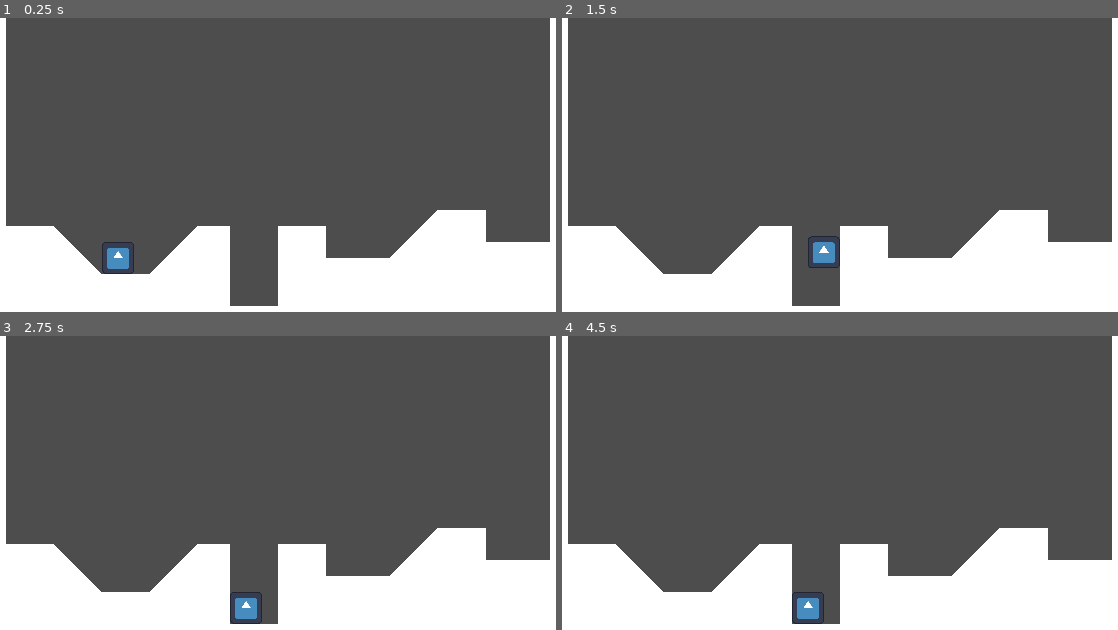
Above: before the commit, frames 1-4 (two rows, left to right).
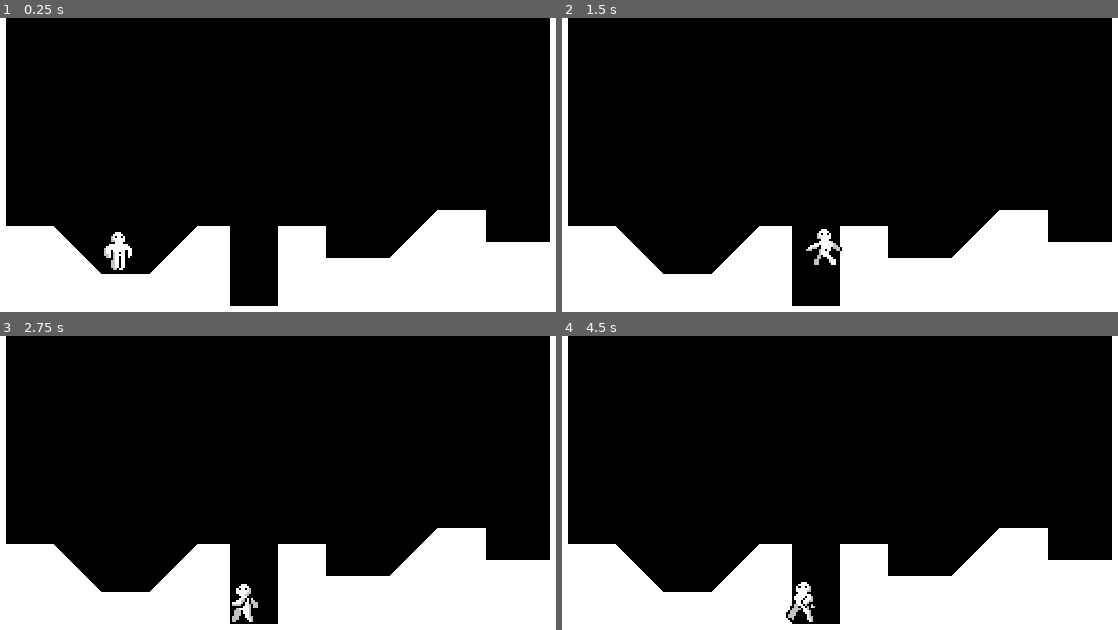
Above: after the commit, the same moments.

Repository: wojtjan-spec/GODOT-Platformer
Game: Godot game, scene res://world.tscn
Two runs of this game, one before a commit and one after it. Both use one fixed random seed, a clock stepped at 60 frames per second and the inputs below. The engine's default icon, where the game draws it, is replaced by a stand-in: a white triangle on a blue panel in a dark square.
Inputs:
- Up to frame 1 (0.25 s): no input
- Up to frame 2 (1.5 s): tap Enter (ui_accept) at 0.5, 0.77 s; hold Right (ui_right) from 0.53 s (still down)
- Up to frame 3 (2.75 s): tap Enter (ui_accept) at 1.52 s; release Right (ui_right) at 2.03 s; hold Left (ui_left) from 2.03 s (still down)
- Up to frame 4 (4.5 s): tap Enter (ui_accept) at 2.75, 3.02, 3.77 s; release Left (ui_left) at 2.78 s; hold Right (ui_right) 2.78-4.28 s; hold Left (ui_left) from 4.28 s (still down)

The runs differ from the first frame. In frame 1, 76% of the frame differs, in the area x 1-99%, y 0-98%; in frame 2, 76%; in frame 3, 76%; in frame 4, 76%.

Commit message:
idle-and-run-sprite

Diff:
--- a/player.gd
+++ b/player.gd
@@ -6,12 +6,15 @@
 const FRICTION = 1000.0
 const JUMP_VELOCITY = -275.0
 
+@onready var animated_sprite_2d: AnimatedSprite2D = $AnimatedSprite2D
+
 func _physics_process(delta: float) -> void:
 	apply_gravity(delta)
 	handle_jump()
 	var input_axis := Input.get_axis("ui_left", "ui_right") # 1 or 0
 	handle_acceleration(input_axis, delta)
 	apply_friction(input_axis, delta)
+	update_animations(input_axis)
 	move_and_slide()
 
 func apply_gravity(delta: float) -> void:
@@ -33,3 +36,12 @@
 func handle_acceleration(input_axis, delta):
 	if input_axis != 0:
 		velocity.x = move_toward(velocity.x, SPEED * input_axis, ACCELERATION * delta)
+
+func update_animations(input_axis):
+	if input_axis != 0:
+		animated_sprite_2d.flip_h = (input_axis < 0)
+		animated_sprite_2d.play("run")
+	else:
+		animated_sprite_2d.play("idle")
+	if not is_on_floor():
+		animated_sprite_2d.play("jump")
--- a/player.tscn
+++ b/player.tscn
@@ -1,10 +1,77 @@
-[gd_scene load_steps=4 format=3 uid="uid://cq7w3gtuewwjg"]
+[gd_scene load_steps=12 format=3 uid="uid://cq7w3gtuewwjg"]
 
-[ext_resource type="Texture2D" uid="uid://d3vpai2n30tw4" path="res://icon.svg" id="1_pegcb"]
 [ext_resource type="Script" path="res://player.gd" id="1_vdf3t"]
+[ext_resource type="Texture2D" uid="uid://dllj4ij1vmetn" path="res://player.png" id="2_eef26"]
+
+[sub_resource type="AtlasTexture" id="AtlasTexture_4ac1v"]
+atlas = ExtResource("2_eef26")
+region = Rect2(3, 0, 24, 24)
+
+[sub_resource type="AtlasTexture" id="AtlasTexture_3uk7m"]
+atlas = ExtResource("2_eef26")
+region = Rect2(51, 0, 24, 24)
+
+[sub_resource type="AtlasTexture" id="AtlasTexture_o3nas"]
+atlas = ExtResource("2_eef26")
+region = Rect2(30, 0, 22, 24)
+
+[sub_resource type="AtlasTexture" id="AtlasTexture_f7p7r"]
+atlas = ExtResource("2_eef26")
+region = Rect2(52, 0, 22, 24)
+
+[sub_resource type="AtlasTexture" id="AtlasTexture_nd7w8"]
+atlas = ExtResource("2_eef26")
+region = Rect2(74, 0, 22, 24)
+
+[sub_resource type="AtlasTexture" id="AtlasTexture_aid4a"]
+atlas = ExtResource("2_eef26")
+region = Rect2(96, 0, 22, 24)
+
+[sub_resource type="AtlasTexture" id="AtlasTexture_pfrx8"]
+atlas = ExtResource("2_eef26")
+region = Rect2(118, 0, 22, 24)
+
+[sub_resource type="SpriteFrames" id="SpriteFrames_6cnvk"]
+animations = [{
+"frames": [{
+"duration": 1.0,
+"texture": SubResource("AtlasTexture_4ac1v")
+}],
+"loop": true,
+"name": &"idle",
+"speed": 5.0
+}, {
+"frames": [{
+"duration": 1.0,
+"texture": SubResource("AtlasTexture_3uk7m")
+}],
+"loop": true,
+"name": &"jump",
+"speed": 10.0
+}, {
+"frames": [{
+"duration": 1.0,
+"texture": SubResource("AtlasTexture_o3nas")
+}, {
+"duration": 1.0,
+"texture": SubResource("AtlasTexture_f7p7r")
+}, {
+"duration": 1.0,
+"texture": SubResource("AtlasTexture_nd7w8")
+}, {
+"duration": 1.0,
+"texture": SubResource("AtlasTexture_aid4a")
+}, {
+"duration": 1.0,
+"texture": SubResource("AtlasTexture_pfrx8")
+}],
+"loop": true,
+"name": &"run",
+"speed": 12.0
+}]
 
 [sub_resource type="RectangleShape2D" id="RectangleShape2D_4eqlx"]
-size = Vector2(16, 16)
+size = Vector2(17, 21.5)
 
 [node name="Player" type="CharacterBody2D"]
 floor_constant_speed = true
@@ -12,10 +79,13 @@
 floor_snap_length = 2.0
 script = ExtResource("1_vdf3t")
 
-[node name="Sprite2D" type="Sprite2D" parent="."]
-position = Vector2(-1.78814e-07, -1.78814e-07)
-scale = Vector2(0.125, 0.125)
-texture = ExtResource("1_pegcb")
+[node name="AnimatedSprite2D" type="AnimatedSprite2D" parent="."]
+position = Vector2(-0.5, -11)
+scale = Vector2(1.05556, 1)
+sprite_frames = SubResource("SpriteFrames_6cnvk")
+animation = &"idle"
+frame_progress = 0.35415
 
 [node name="CollisionShape2D" type="CollisionShape2D" parent="."]
+position = Vector2(-0.5, -11)
 shape = SubResource("RectangleShape2D_4eqlx")
--- a/world.gd
+++ b/world.gd
@@ -4,5 +4,6 @@
 @onready var polygon_2d: Polygon2D = $StaticBody2D/CollisionPolygon2D/Polygon2D
 
 func _ready():
+	RenderingServer.set_default_clear_color("black")
 	# Assing viusal polygon to the collision polygon
 	polygon_2d.polygon = collision_polygon_2d.polygon
Binary file added: player.png
Not shown, added: player.png.import
Not shown, added: .DS_Store
Not shown, added: Blobby1_walk_sprite.resprite
